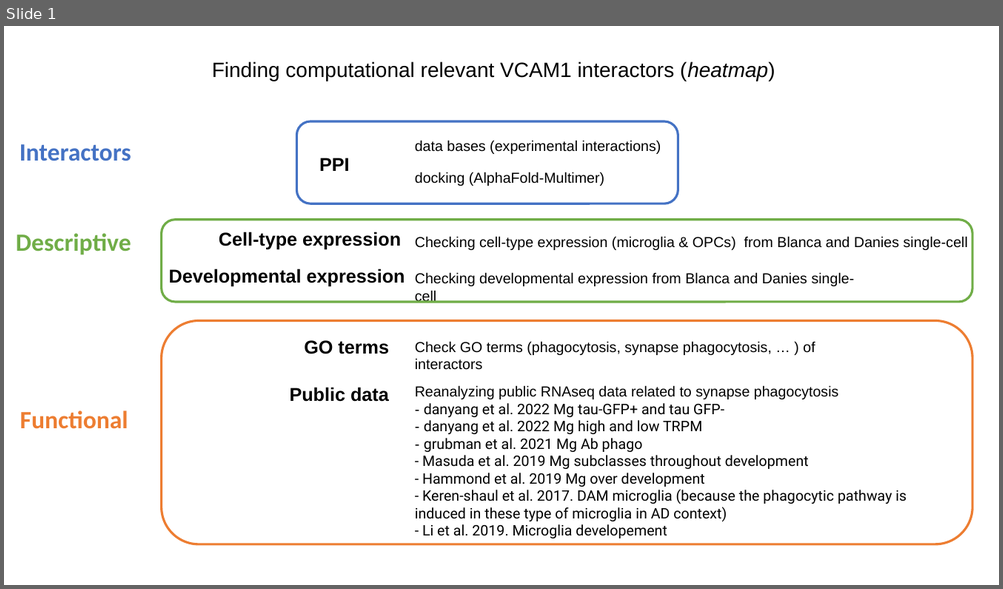
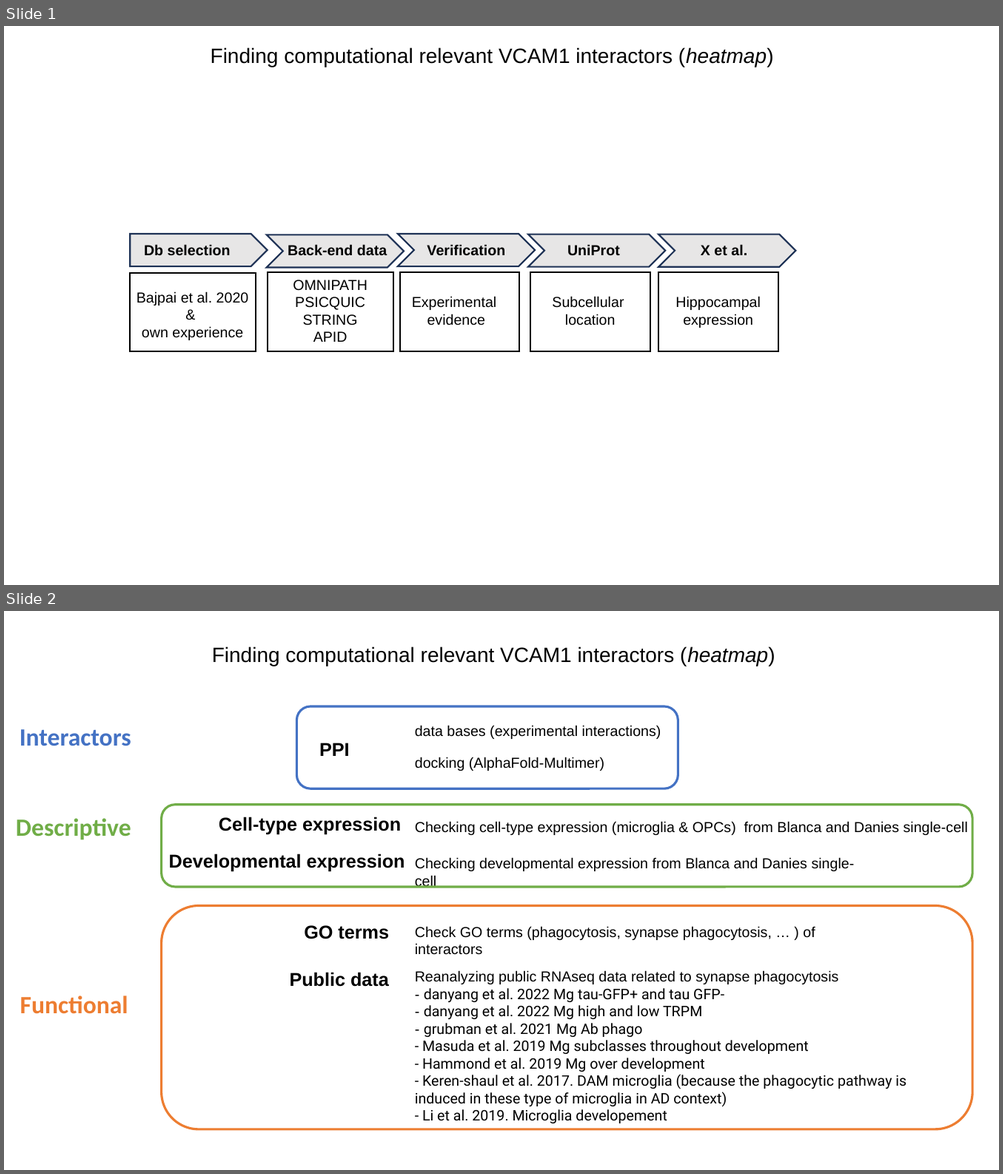
Before and after one commit to cgeyskens/phd, a slide deck: ppi/ppi-project.pptx. Shown one above the other, each under a label of ours: slide 1 before the commit, slides 1 and 2 after it. The pictures are 1003x589 and 1003x1174 pixels, drawn with LibreOffice and Linux fonts; fonts in the diff are those of the drawing. Boxes give left, top, right and bottom in pixels: in the first picture for what was removed or moved away, otherwise in the second. Text is boxed around its words. In the diff, an @@ line names an element or a change of style, - is before the commit and + after.

Commit message:
ppt updated

```diff
--- a/ppi/ppi-project.pptx
+++ b/ppi/ppi-project.pptx
@@ slide 1 added at [4,26,999,585], background #FFFFFF @@
@@ text added at [210,47,774,67], 20 pt, text #000000 @@
+Finding computational relevant VCAM1 interactors (heatmap)
@@ pentagon arrow added at [130,234,267,267], fill #E7E6E6, outline #1E3256 1.5 pt @@
@@ text added at [144,244,230,256], 14 pt, text #000000, bold @@
+Db selection
@@ chevron added at [267,235,404,268], fill #E7E6E6, outline #1E3256 1.5 pt @@
@@ text added at [287,244,387,256], 14 pt, text #000000, bold @@
+Back-end data
@@ chevron added at [398,234,535,267], fill #E7E6E6, outline #1E3256 1.5 pt @@
@@ text added at [427,244,505,256], 14 pt, text #000000, bold @@
+Verification
@@ chevron added at [528,234,665,267], fill #E7E6E6, outline #1E3256 1.5 pt @@
@@ text added at [567,244,620,256], 14 pt, text #000000, bold @@
+UniProt
@@ chevron added at [658,234,796,267], fill #E7E6E6, outline #1E3256 1.5 pt @@
@@ text added at [700,244,747,255], 14 pt, text #000000, bold @@
+X et al.
@@ rectangle added at [129,273,256,352], outline #000000 1.5 pt @@
@@ text added at [136,292,249,340], 14 pt, text #000000 @@
+Bajpai et al. 2020
+&
+own experience
@@ rectangle added at [267,273,393,352], outline #000000 1.5 pt @@
@@ text added at [293,280,367,342], 14 pt, text #000000 @@
+OMNIPATH
+PSICQUIC
+STRING
+APID
@@ rectangle added at [400,273,520,352], outline #000000 1.5 pt @@
@@ rectangle added at [530,273,649,352], outline #000000 1.5 pt @@
@@ rectangle added at [658,273,778,352], outline #000000 1.5 pt @@
@@ text added at [412,296,496,326], 14 pt, text #000000 @@
+Experimental
+evidence
@@ text added at [552,296,623,326], 14 pt, text #000000 @@
+Subcellular
+location
@@ text added at [675,296,760,328], 14 pt, text #000000 @@
+Hippocampal
+expression
@@ what was slide 1 is now slide 2 @@
```
